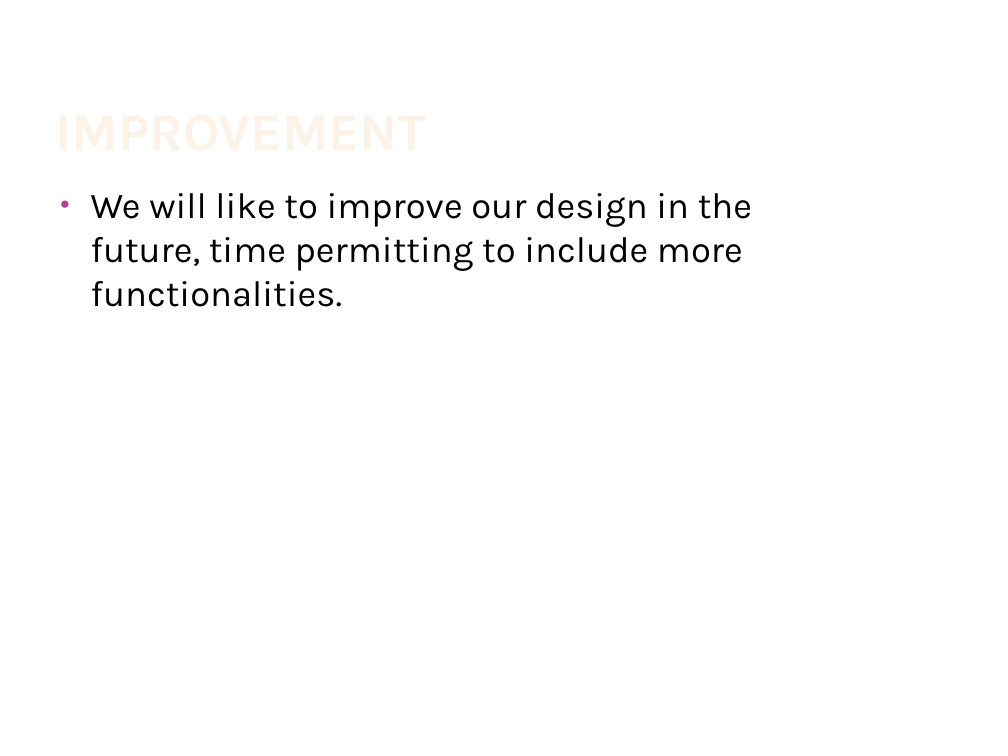
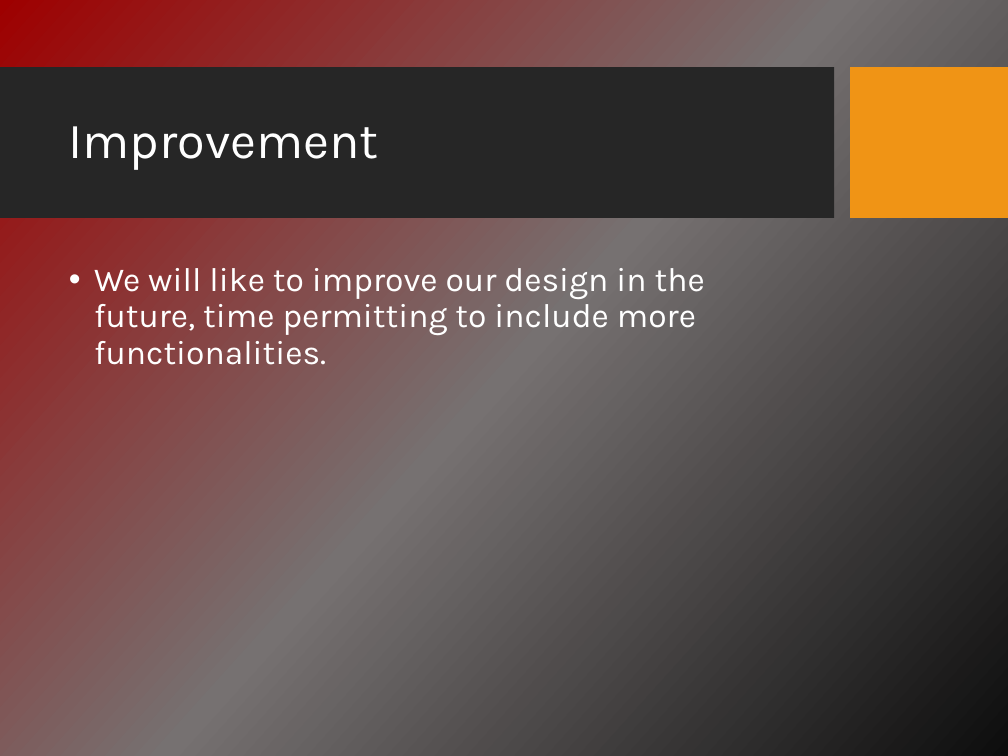
Before and after one commit to asmaalbarakati/Dayesda, a slide deck: slide 23 of Presentation.pptx. Drawn at 1008x756 pixels with LibreOffice and Linux fonts; fonts in the diff are those of the drawing; background and template pictures are left out. Boxes give left, top, right and bottom in pixels: in the first picture for what was removed or moved away, otherwise in the second. Text is boxed around its words. In the diff, an @@ line names an element or a change of style, - is before the commit and + after.

```diff
--- a/Presentation.pptx
+++ b/Presentation.pptx
@@ background #FFFFFF to picture (left out) @@
@@ rectangle added at (x1=0, y1=68, x2=835, y2=219), fill #262626 @@
@@ title "Improvement" at (x1=69, y1=126, x2=379, y2=170): vertical alignment bottom to middle @@
@@ rectangle added at (x1=850, y1=68, x2=1008, y2=219), fill #F09415 @@
@@ title at (x1=69, y1=126, x2=379, y2=170): text changed; size 38 to 36 pt; text colour gradient #FEF7F1 to #FEF3E8 to #FBCF9C to #F9B94C to #FFFFFF; bold off @@
-IMPROVEMENT
+Improvement
@@ text "We will like to improve ..." moved from (x1=91, y1=193, x2=752, y2=307) to (x1=94, y1=268, x2=705, y2=365) @@
@@ text "We will like to improve ..." at (x1=94, y1=268, x2=705, y2=365): size 26 to 24 pt, text colour #000000 to #FFFFFF; indent changed; line spacing 1 to 0.9; more space between paragraphs @@
```
Also in this commit, not shown: 20 other slides changed, 2 slides added, 2 slides removed, 1 other file.
